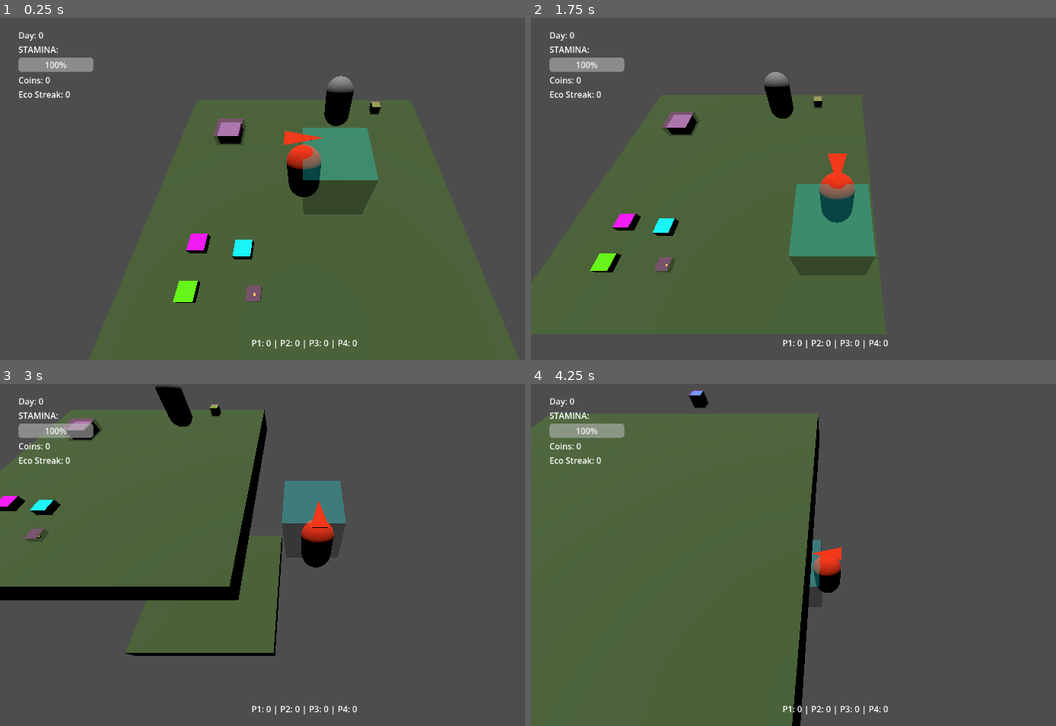
Above: before the commit, frames 1-4 (two rows, left to right).
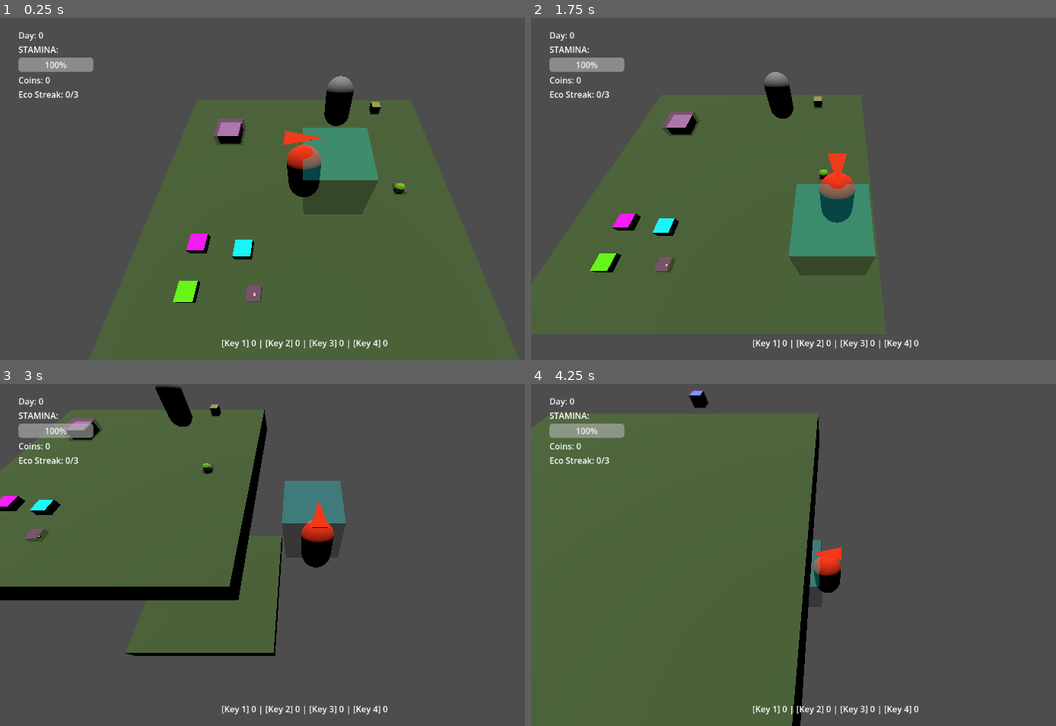
Above: after the commit, the same moments.

Repository: BreadBurn/ClickNClawGameJam
Game: Godot game, scene res://scenes/game_main.tscn
Same seed, same stepped clock (60 frames per second), same inputs: the game is played once before the commit and once after it. This scene is started directly instead of the project's main scene.
Inputs (mouse positions are in pixels of both pictures, inside the frame that each line leads up to):
- Up to frame 1 (0.25 s): no input
- Up to frame 2 (1.75 s): move the mouse to (966, 171) at 0.52 s; press the mouse at (966, 171) at 0.53 s; hold D (IN_M_RIGHT) 0.53-1.28 s; tap Space (IN_JUMP) at 0.77, 1.52 s; move the mouse to (714, 206) at 1.27 s; release the mouse at (714, 206) at 1.28 s; hold S (IN_M_DOWN) from 1.28 s (still down); right-click (714, 206) at 1.35 s
- Up to frame 3 (3 s): move the mouse to (362, 479) at 2.02 s; release S (IN_M_DOWN) at 2.03 s; press the mouse at (362, 479) at 2.03 s; hold D (IN_M_RIGHT) 2.03-2.78 s; move the mouse to (273, 623) at 2.77 s; release the mouse at (273, 623) at 2.78 s; hold W (IN_M_UP) from 2.78 s (still down); right-click (273, 623) at 2.85 s
- Up to frame 4 (4.25 s): tap Space (IN_JUMP) at 3.02, 3.77 s; move the mouse to (1019, 606) at 3.52 s; release W (IN_M_UP) at 3.53 s; press the mouse at (1019, 606) at 3.53 s; hold A (IN_M_LEFT) from 3.53 s (still down)

The runs differ from the first frame. In frame 1, 0.5% of the frame differs, in the area x 13-78%, y 21-97%; in frame 2, 0.4%; in frame 3, 0.4%; in frame 4, 0.4%.

Commit message:
shop ui finished

Diff:
--- /dev/null
+++ b/gdscripts/scene_scripts/open_shop.gd
@@ -0,0 +1,16 @@
+extends Node3D
+
+# Drag your Shop UI (CanvasLayer or Control) into this slot in the Inspector
+@export var shop_ui: CanvasLayer
+
+func _on_interactable_interacted() -> void:
+	print("IN")
+	if shop_ui == null:
+		push_warning("Shop UI is not assigned in the Inspector!")
+		return
+
+	# 1. Make the shop visible on screen
+	shop_ui.show()
+
+	# 2. Lock the player's movement and normal inputs
+	GameState.begin_interaction()
--- /dev/null
+++ b/gdscripts/scene_scripts/shop_item.gd
@@ -0,0 +1,35 @@
+extends VBoxContainer
+
+# Set these in the Inspector for each specific item you put in the shop
+@export var item_type: int = 0  # 0, 1, 2, or 3 based on your GameState inventory
+@export var price: int = 25
+@export var item_icon: Texture2D
+
+@onready var icon_rect: TextureRect = $TextureRect
+@onready var price_label: Label = $Label
+@onready var buy_button: Button = $Button
+
+func _ready() -> void:
+	# Set up the visuals based on exported variables
+	if item_icon:
+		icon_rect.texture = item_icon
+	price_label.text = "%d Coins" % price
+
+	# Connect the button press to our buy function
+	buy_button.pressed.connect(_on_buy_button_pressed)
+
+func _on_buy_button_pressed() -> void:
+	# 1. Check if the player can afford it
+	if GameState.total_coins >= price:
+
+		# 2. Deduct the coins (using your existing add_coins with a negative value)
+		GameState.add_coins(-price)
+
+		# 3. Add the item to the player's inventory
+		GameState.add_to_inventory(item_type, 1)
+
+		# 4. Make the item disappear from the shop!
+		queue_free()
+	else:
+		# Optional: Play a "buzzer" sound or flash the price red to show they are broke
+		print("Not enough coins!")
--- a/scenes/ui_overlay.gd
+++ b/gdscripts/scene_scripts/ui_overlay.gd
@@ -35,7 +35,7 @@
 func _on_inventory_changed() -> void:
 	if inventory_label:
 		# Formats the string to show all 4 plant types cleanly
-		inventory_label.text = "P1: %d | P2: %d | P3: %d | P4: %d" % [
+		inventory_label.text = "[Key 1] %d | [Key 2] %d | [Key 3] %d | [Key 4] %d" % [
 			GameState.type_1_count,
 			GameState.type_2_count,
 			GameState.type_3_count,
--- /dev/null
+++ b/scenes/ShopItem.tscn
@@ -0,0 +1,25 @@
+[gd_scene format=3 uid="uid://pbcs1lqn5u6v"]
+
+[ext_resource type="Script" uid="uid://qhiayc1e14mp" path="res://gdscripts/scene_scripts/shop_item.gd" id="1_fxw1a"]
+
+[sub_resource type="PlaceholderTexture2D" id="PlaceholderTexture2D_fxw1a"]
+
+[node name="ShopItem" type="VBoxContainer" unique_id=425179875]
+anchors_preset = -1
+anchor_right = 0.095
+anchor_bottom = 0.267
+scale = Vector2(0.9985272, 1)
+script = ExtResource("1_fxw1a")
+
+[node name="TextureRect" type="TextureRect" parent="." unique_id=1721595244]
+layout_mode = 2
+texture = SubResource("PlaceholderTexture2D_fxw1a")
+expand_mode = 5
+
+[node name="Label" type="Label" parent="." unique_id=684423933]
+layout_mode = 2
+text = "Item Name"
+
+[node name="Button" type="Button" parent="." unique_id=1610611843]
+layout_mode = 2
+text = "BUY"
--- /dev/null
+++ b/scenes/ShopOverlay.tscn
@@ -0,0 +1,91 @@
+[gd_scene format=3 uid="uid://dgduvt71d4hxf"]
+
+[ext_resource type="Script" uid="uid://c0tqceimefq0p" path="res://scenes/shop_overlay.gd" id="1_fyyb4"]
+[ext_resource type="PackedScene" uid="uid://pbcs1lqn5u6v" path="res://scenes/ShopItem.tscn" id="1_p3tmv"]
+
+[node name="ShopOverlay" type="CanvasLayer" unique_id=2044294706]
+script = ExtResource("1_fyyb4")
+
+[node name="ColorRect" type="ColorRect" parent="." unique_id=1646135667]
+anchors_preset = -1
+anchor_left = 0.253
+anchor_top = 0.08
+anchor_right = 0.735
+anchor_bottom = 0.775
+offset_right = 40.0
+offset_bottom = 40.0
+scale = Vector2(1.0006473, 1)
+color = Color(0.0627451, 0.0627451, 0.0627451, 0.83137256)
+
+[node name="PanelContainer" type="PanelContainer" parent="." unique_id=1549312586]
+anchors_preset = -1
+anchor_left = 0.264
+anchor_top = 0.108
+anchor_right = 0.72
+anchor_bottom = 0.743
+offset_right = 40.0
+offset_bottom = 40.0
+scale = Vector2(0.9991551, 1)
+
+[node name="MarginContainer" type="MarginContainer" parent="PanelContainer" unique_id=551325505]
+layout_mode = 2
+
+[node name="VBoxContainer" type="VBoxContainer" parent="PanelContainer/MarginContainer" unique_id=301210844]
+layout_mode = 2
+
+[node name="HBoxContainer" type="HBoxContainer" parent="PanelContainer/MarginContainer/VBoxContainer" unique_id=1536160580]
+layout_mode = 2
+theme_override_constants/separation = 361
+
+[node name="Label" type="Label" parent="PanelContainer/MarginContainer/VBoxContainer/HBoxContainer" unique_id=1144092747]
+layout_mode = 2
+text = "HOUSE UPGRADES"
+horizontal_alignment = 1
+
+[node name="Button" type="Button" parent="PanelContainer/MarginContainer/VBoxContainer/HBoxContainer" unique_id=1069874002]
+layout_mode = 2
+text = "[close]"
+
+[node name="GridContainer" type="GridContainer" parent="PanelContainer/MarginContainer/VBoxContainer" unique_id=2147262908]
+layout_mode = 2
+theme_override_constants/h_separation = 9
+theme_override_constants/v_separation = 84
+columns = 6
+
+[node name="ShopItem" parent="PanelContainer/MarginContainer/VBoxContainer/GridContainer" unique_id=425179875 instance=ExtResource("1_p3tmv")]
+layout_mode = 2
+
+[node name="ShopItem2" parent="PanelContainer/MarginContainer/VBoxContainer/GridContainer" unique_id=37238594 instance=ExtResource("1_p3tmv")]
+layout_mode = 2
+
+[node name="ShopItem3" parent="PanelContainer/MarginContainer/VBoxContainer/GridContainer" unique_id=81255525 instance=ExtResource("1_p3tmv")]
+layout_mode = 2
+
+[node name="ShopItem4" parent="PanelContainer/MarginContainer/VBoxContainer/GridContainer" unique_id=2019396229 instance=ExtResource("1_p3tmv")]
+layout_mode = 2
+
+[node name="ShopItem5" parent="PanelContainer/MarginContainer/VBoxContainer/GridContainer" unique_id=985093769 instance=ExtResource("1_p3tmv")]
+layout_mode = 2
+
+[node name="ShopItem6" parent="PanelContainer/MarginContainer/VBoxContainer/GridContainer" unique_id=875870968 instance=ExtResource("1_p3tmv")]
+layout_mode = 2
+
+[node name="ShopItem7" parent="PanelContainer/MarginContainer/VBoxContainer/GridContainer" unique_id=1328274622 instance=ExtResource("1_p3tmv")]
+layout_mode = 2
+
+[node name="ShopItem8" parent="PanelContainer/MarginContainer/VBoxContainer/GridContainer" unique_id=1383843081 instance=ExtResource("1_p3tmv")]
+layout_mode = 2
+
+[node name="ShopItem9" parent="PanelContainer/MarginContainer/VBoxContainer/GridContainer" unique_id=134898477 instance=ExtResource("1_p3tmv")]
+layout_mode = 2
+
+[node name="ShopItem10" parent="PanelContainer/MarginContainer/VBoxContainer/GridContainer" unique_id=1273215340 instance=ExtResource("1_p3tmv")]
+layout_mode = 2
+
+[node name="ShopItem11" parent="PanelContainer/MarginContainer/VBoxContainer/GridContainer" unique_id=1994640205 instance=ExtResource("1_p3tmv")]
+layout_mode = 2
+
+[node name="ShopItem12" parent="PanelContainer/MarginContainer/VBoxContainer/GridContainer" unique_id=1033159746 instance=ExtResource("1_p3tmv")]
+layout_mode = 2
+
+[connection signal="pressed" from="PanelContainer/MarginContainer/VBoxContainer/HBoxContainer/Button" to="." method="_on_button_pressed"]
--- a/scenes/game_main.tscn
+++ b/scenes/game_main.tscn
@@ -1,6 +1,6 @@
 [gd_scene format=3 uid="uid://6ok5o003mpkg"]
 
-[ext_resource type="Script" uid="uid://d3f4yiqjw45f4" path="res://scenes/game_main.gd" id="1_lla21"]
+[ext_resource type="Script" uid="uid://d3f4yiqjw45f4" path="res://gdscripts/game_main.gd" id="1_lla21"]
 [ext_resource type="PackedScene" uid="uid://k0olv4vextkv" path="res://scenes/dialogue.tscn" id="1_mn252"]
 [ext_resource type="PackedScene" uid="uid://iogr6857y3ck" path="res://scenes/ui_overlay.tscn" id="2_0dt25"]
 [ext_resource type="Script" uid="uid://igd46ey8i10w" path="res://gdscripts/scene_scripts/camera_3d.gd" id="2_3qnxt"]
@@ -11,6 +11,8 @@
 [ext_resource type="PackedScene" uid="uid://dly7hhg7b6tf0" path="res://scenes/enter_house.tscn" id="6_4qd86"]
 [ext_resource type="PackedScene" uid="uid://bx7l02ipro8bt" path="res://scenes/exit_house.tscn" id="7_cbeu7"]
 [ext_resource type="PackedScene" uid="uid://di7rixm3ybd6u" path="res://scenes/npc.tscn" id="8_cxf66"]
+[ext_resource type="PackedScene" uid="uid://dgduvt71d4hxf" path="res://scenes/ShopOverlay.tscn" id="12_5pnww"]
+[ext_resource type="PackedScene" uid="uid://dpyrdmc1nthfp" path="res://scenes/open_shop.tscn" id="12_jm48l"]
 
 [sub_resource type="PhysicsMaterial" id="PhysicsMaterial_r2uep"]
 
@@ -98,3 +100,9 @@
 
 [node name="Npc" parent="." unique_id=1463559982 instance=ExtResource("8_cxf66")]
 transform = Transform3D(1, 0, 0, 0, 1, 0, 0, 0, 1, 1.3407863, 0.005130291, -3.4123616)
+
+[node name="OpenShop" parent="." unique_id=1626837591 node_paths=PackedStringArray("shop_ui") instance=ExtResource("12_jm48l")]
+transform = Transform3D(1, 0, 0, 0, 1, 0, 0, 0, 1, 3.266983, 0, 0)
+shop_ui = NodePath("../ShopOverlay")
+
+[node name="ShopOverlay" parent="." unique_id=2044294706 instance=ExtResource("12_5pnww")]
--- /dev/null
+++ b/scenes/open_shop.tscn
@@ -0,0 +1,27 @@
+[gd_scene format=3 uid="uid://dpyrdmc1nthfp"]
+
+[ext_resource type="Script" uid="uid://bfimbf3fhv4g8" path="res://gdscripts/scene_scripts/open_shop.gd" id="1_7koua"]
+[ext_resource type="PackedScene" uid="uid://dm7p1goaoimx7" path="res://scenes/interactable.tscn" id="1_82acu"]
+
+[sub_resource type="StandardMaterial3D" id="StandardMaterial3D_7koua"]
+albedo_color = Color(0.44142103, 0.82436913, 1.1551381e-06, 1)
+
+[sub_resource type="CapsuleMesh" id="CapsuleMesh_82acu"]
+
+[sub_resource type="StandardMaterial3D" id="StandardMaterial3D_ysxyo"]
+albedo_color = Color(1, 0.58431375, 0.654902, 1)
+
+[node name="OpenShop" type="Node3D" unique_id=1626837591]
+script = ExtResource("1_7koua")
+
+[node name="Interactable" parent="." unique_id=934362047 instance=ExtResource("1_82acu")]
+
+[node name="StaticBody3D2" type="StaticBody3D" parent="." unique_id=550106697]
+transform = Transform3D(0.325, 0, 0, 0, 0.325, 0, 0, 0, 0.325, 0, 0, 0)
+
+[node name="MeshInstance3D2" type="MeshInstance3D" parent="StaticBody3D2" unique_id=1493184614]
+material_override = SubResource("StandardMaterial3D_7koua")
+mesh = SubResource("CapsuleMesh_82acu")
+surface_material_override/0 = SubResource("StandardMaterial3D_ysxyo")
+
+[connection signal="interacted" from="Interactable" to="." method="_on_interactable_interacted"]
--- /dev/null
+++ b/scenes/shop_overlay.gd
@@ -0,0 +1,13 @@
+extends CanvasLayer
+
+func _ready() -> void:
+	# This runs exactly once when the game starts.
+	# It ensures the shop is invisible before the player even sees it.
+	hide()
+
+func _on_button_pressed() -> void:
+	# 1. Hide the entire CanvasLayer
+	hide()
+
+	# 2. Tell the GameState to unlock the player's controls
+	GameState.end_interaction()
--- a/scenes/ui_overlay.tscn
+++ b/scenes/ui_overlay.tscn
@@ -1,6 +1,6 @@
 [gd_scene format=3 uid="uid://iogr6857y3ck"]
 
-[ext_resource type="Script" uid="uid://rrcgm56dfber" path="res://scenes/ui_overlay.gd" id="1_5mppo"]
+[ext_resource type="Script" uid="uid://rrcgm56dfber" path="res://gdscripts/scene_scripts/ui_overlay.gd" id="1_5mppo"]
 
 [node name="UIOverlay" type="CanvasLayer" unique_id=1500083861]
 script = ExtResource("1_5mppo")
@@ -49,6 +49,7 @@
 text = "$0"
 
 [node name="StreakLabel" type="Label" parent="Control/TopMidMargin/VBoxContainer" unique_id=793312117]
+unique_name_in_owner = true
 layout_mode = 2
 text = "Eco Streak: 0"
 
Renamed: scenes/game_main.gd -> gdscripts/game_main.gd
Renamed: scenes/game_main.gd.uid -> gdscripts/game_main.gd.uid
Not shown, added: gdscripts/scene_scripts/open_shop.gd.uid
Not shown, added: gdscripts/scene_scripts/shop_item.gd.uid
Renamed: scenes/ui_overlay.gd.uid -> gdscripts/scene_scripts/ui_overlay.gd.uid
Not shown, added: scenes/shop_overlay.gd.uid
